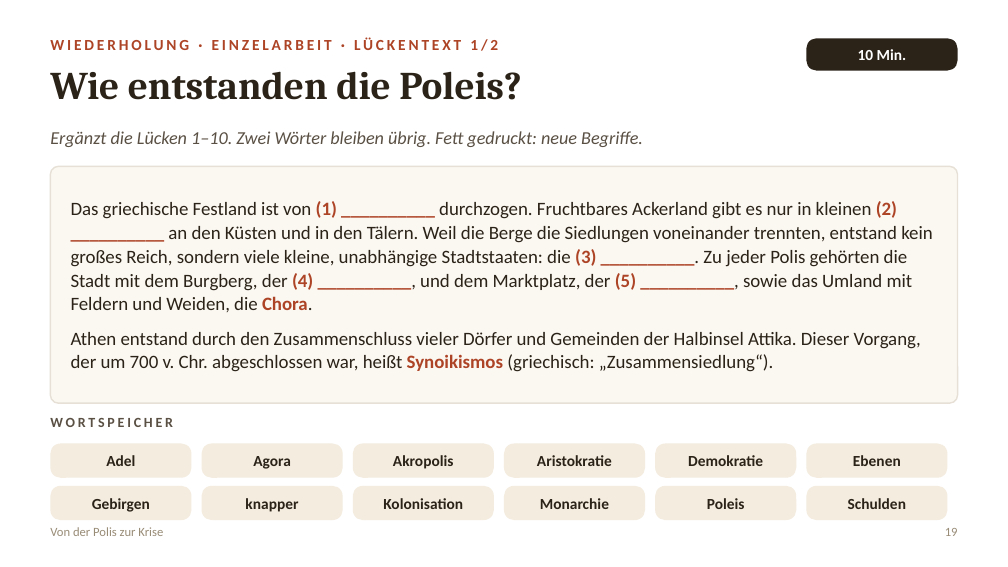
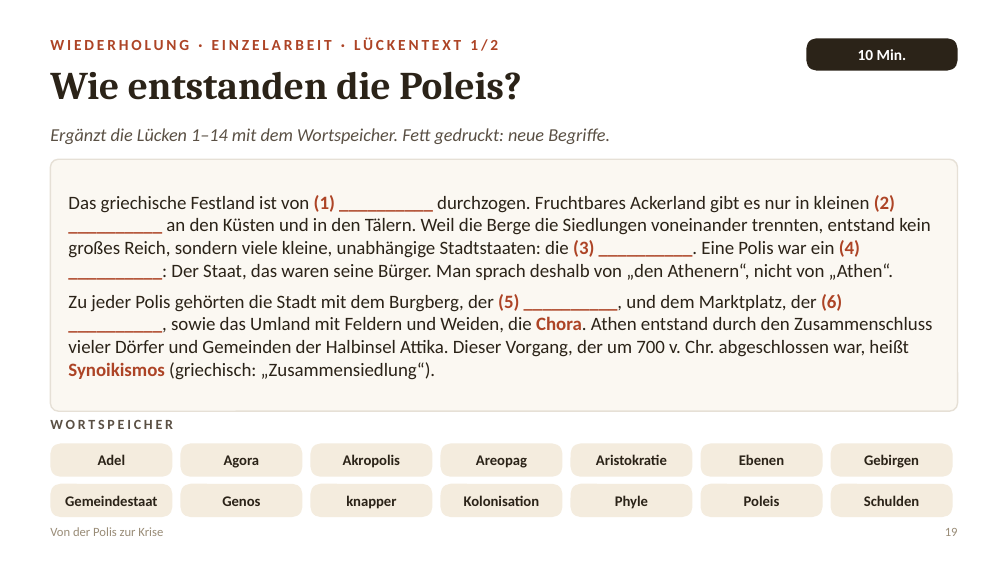
Before and after one commit to golzkonstantin-gif/Schule, a slide deck: slide 19 of Geschichte_11/Doppelstunde_Solon/Folien_Doppelstunde_Drakon_Solon.pptx. Drawn at 1008x567 pixels with LibreOffice and Linux fonts; fonts in the diff are those of the drawing. Boxes give left, top, right and bottom in pixels: in the first picture for what was removed or moved away, otherwise in the second. Text is boxed around its words. In the diff, an @@ line names an element or a change of style, - is before the commit and + after.

```diff
--- a/Geschichte_11/Doppelstunde_Solon/Folien_Doppelstunde_Drakon_Solon.pptx
+++ b/Geschichte_11/Doppelstunde_Solon/Folien_Doppelstunde_Drakon_Solon.pptx
@@ text at <box>50,128,610,144</box>: text changed @@
-Ergänzt die Lücken 1–10. Zwei Wörter bleiben übrig. Fett gedruckt: neue Begriffe.
+Ergänzt die Lücken 1–14 mit dem Wortspeicher. Fett gedruckt: neue Begriffe.
@@ rounded rectangle: place and size @@
-rounded rectangle at <box>50,166,958,403</box>
+rounded rectangle at <box>50,159,958,411</box>
@@ rounded rectangle at <box>50,159,958,411</box>: proportions changed @@
@@ text at <box>68,195,932,380</box>: text changed @@
-Das griechische Festland ist von (1) __________ durchzogen. Fruchtbares Ackerland gibt es nur in kleinen (2) __________ an den Küsten und in den Tälern. Weil die Berge die Siedlungen voneinander trennten, entstand kein großes Reich, sondern viele kleine, unabhängige Stadtstaaten: die (3) __________. Zu jeder Polis gehörten die Stadt mit dem Burgberg, der (4) __________, und dem Marktplatz, der (5) __________, sowie das Umland mit Feldern und Weiden, die Chora.
-Athen entstand durch den Zusammenschluss vieler Dörfer und Gemeinden der Halbinsel Attika. Dieser Vorgang, der um 700 v. Chr. abgeschlossen war, heißt Synoikismos (griechisch: „Zusammensiedlung“).
+Das griechische Festland ist von (1) __________ durchzogen. Fruchtbares Ackerland gibt es nur in kleinen (2) __________ an den Küsten und in den Tälern. Weil die Berge die Siedlungen voneinander trennten, entstand kein großes Reich, sondern viele kleine, unabhängige Stadtstaaten: die (3) __________. Eine Polis war ein (4) __________: Der Staat, das waren seine Bürger. Man sprach deshalb von „den Athenern“, nicht von „Athen“.
+Zu jeder Polis gehörten die Stadt mit dem Burgberg, der (5) __________, und dem Marktplatz, der (6) __________, sowie das Umland mit Feldern und Weiden, die Chora. Athen entstand durch den Zusammenschluss vieler Dörfer und Gemeinden der Halbinsel Attika. Dieser Vorgang, der um 700 v. Chr. abgeschlossen war, heißt Synoikismos (griechisch: „Zusammensiedlung“).
@@ rounded rectangle "Adel": place and size @@
-rounded rectangle "Adel" at <box>50,444,192,478</box>
+rounded rectangle "Adel" at <box>50,444,172,477</box>
@@ rounded rectangle "Agora": place and size @@
-rounded rectangle "Agora" at <box>202,444,343,478</box>
+rounded rectangle "Agora" at <box>180,444,302,477</box>
@@ rounded rectangle "Akropolis": place and size @@
-rounded rectangle "Akropolis" at <box>353,444,494,478</box>
+rounded rectangle "Akropolis" at <box>310,444,432,477</box>
@@ rounded rectangle added at <box>440,444,562,477</box>, fill #F4ECDE, 10.5 pt, text #2B2318, bold @@
+Areopag
@@ rounded rectangle "Aristokratie": place and size @@
-rounded rectangle "Aristokratie" at <box>504,444,645,478</box>
+rounded rectangle "Aristokratie" at <box>571,444,692,477</box>
@@ rounded rectangle removed at <box>655,444,796,478</box> @@
-Demokratie
@@ rounded rectangle "Ebenen": place and size @@
-rounded rectangle "Ebenen" at <box>806,444,948,478</box>
+rounded rectangle "Ebenen" at <box>701,444,823,477</box>
@@ size 11 to 10.5 pt; proportions changed in 10 elements at <box>50,444,172,477</box>, <box>831,484,953,517</box>, <box>180,444,302,477</box>, <box>701,484,823,517</box>, <box>310,444,432,477</box>, <box>571,444,692,477</box>, <box>440,484,562,517</box>, <box>310,484,432,517</box>, <box>701,444,823,477</box>, <box>831,444,953,477</box> @@
@@ rounded rectangle "Gebirgen": place and size @@
-rounded rectangle "Gebirgen" at <box>50,486,192,520</box>
+rounded rectangle "Gebirgen" at <box>831,444,953,477</box>
@@ rounded rectangle added at <box>50,484,172,517</box>, fill #F4ECDE, 10.5 pt, text #2B2318, bold @@
+Gemeindestaat
@@ rounded rectangle added at <box>180,484,302,517</box>, fill #F4ECDE, 10.5 pt, text #2B2318, bold @@
+Genos
@@ rounded rectangle "knapper": place and size @@
-rounded rectangle "knapper" at <box>202,486,343,520</box>
+rounded rectangle "knapper" at <box>310,484,432,517</box>
@@ rounded rectangle "Kolonisation": place and size @@
-rounded rectangle "Kolonisation" at <box>353,486,494,520</box>
+rounded rectangle "Kolonisation" at <box>440,484,562,517</box>
@@ rounded rectangle removed at <box>504,486,645,520</box> @@
-Monarchie
@@ rounded rectangle added at <box>571,484,692,517</box>, fill #F4ECDE, 10.5 pt, text #2B2318, bold @@
+Phyle
@@ rounded rectangle "Poleis": place and size @@
-rounded rectangle "Poleis" at <box>655,486,796,520</box>
+rounded rectangle "Poleis" at <box>701,484,823,517</box>
@@ rounded rectangle "Schulden": place and size @@
-rounded rectangle "Schulden" at <box>806,486,948,520</box>
+rounded rectangle "Schulden" at <box>831,484,953,517</box>
```
Also in this commit, not shown: 12 other slides changed, 1 slide added, 1 other file.
